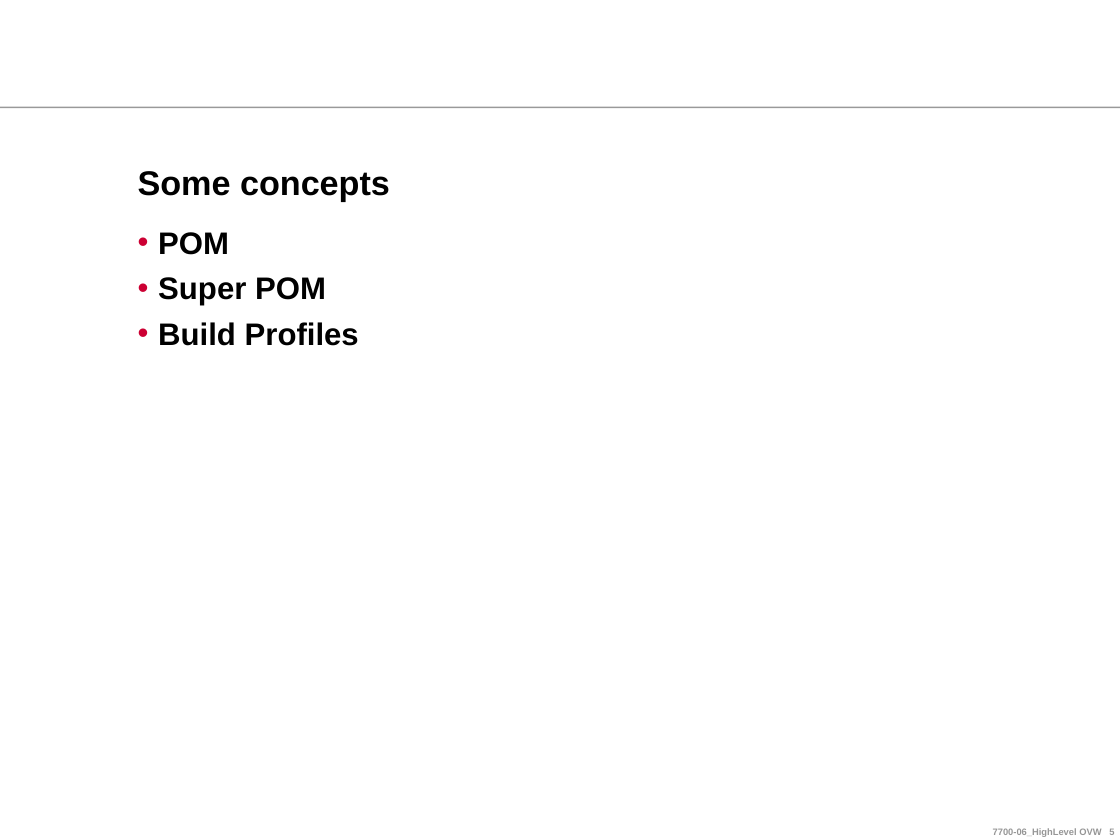
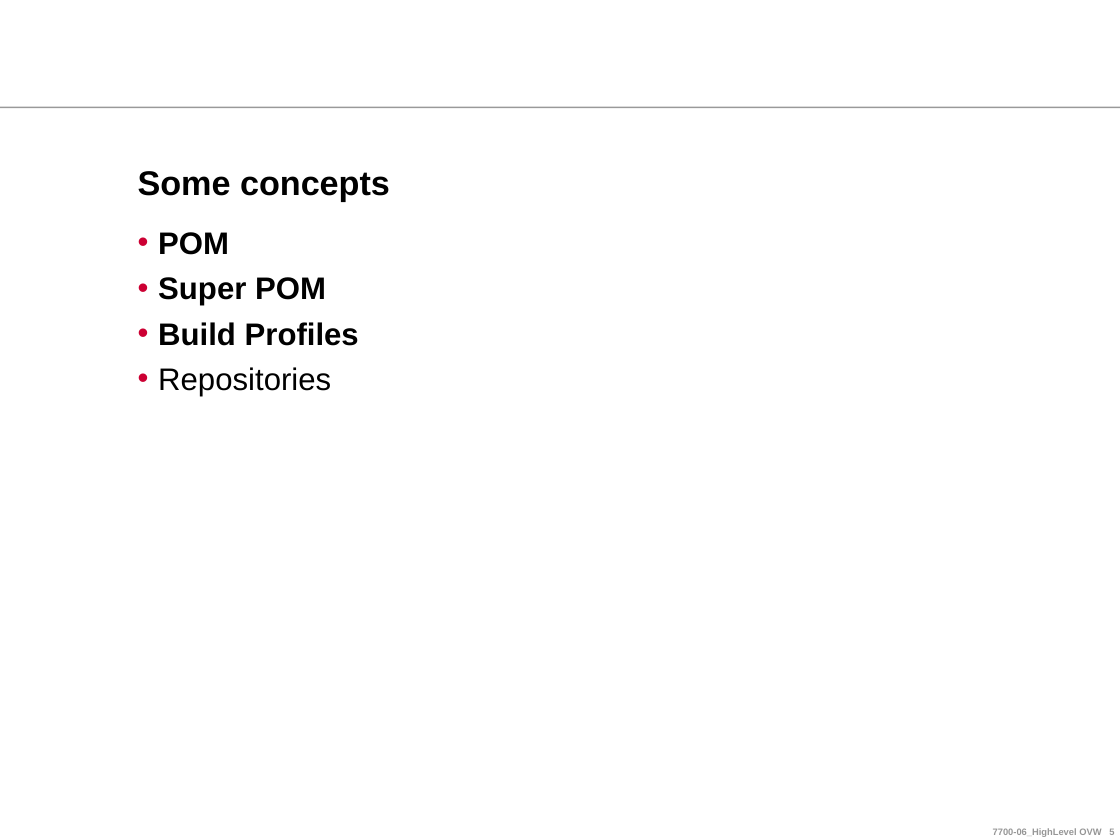
Before and after one commit to ndlongit/longnd-data, a slide deck: slide 5 of Document/Tutorial/[Presentation] Maven.ppt. Drawn at 1120x840 pixels with LibreOffice and Linux fonts; fonts in the diff are those of the drawing; background and template pictures are left out. Boxes give left, top, right and bottom in pixels: in the first picture for what was removed or moved away, otherwise in the second. Text is boxed around its words. In the diff, an @@ line names an element or a change of style, - is before the commit and + after.

```diff
--- a/Document/Tutorial/[Presentation] Maven.ppt
+++ b/Document/Tutorial/[Presentation] Maven.ppt
@@ text at (x1=158, y1=367, x2=331, y2=396): paragraph added @@
+• Repositories
```
Also in this commit, not shown: 1 other slide changed, 1 slide added, 1 slide removed.
